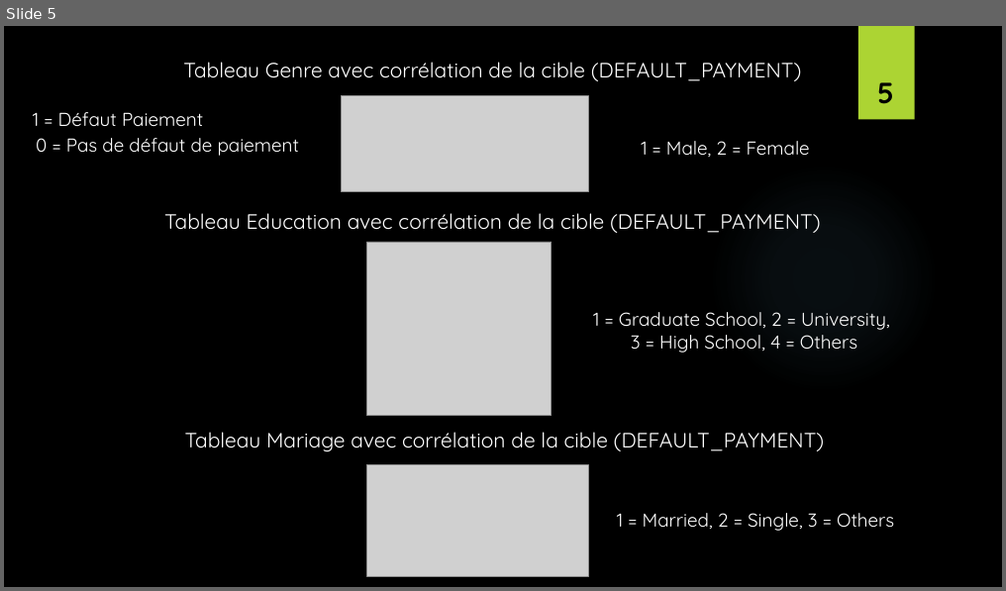
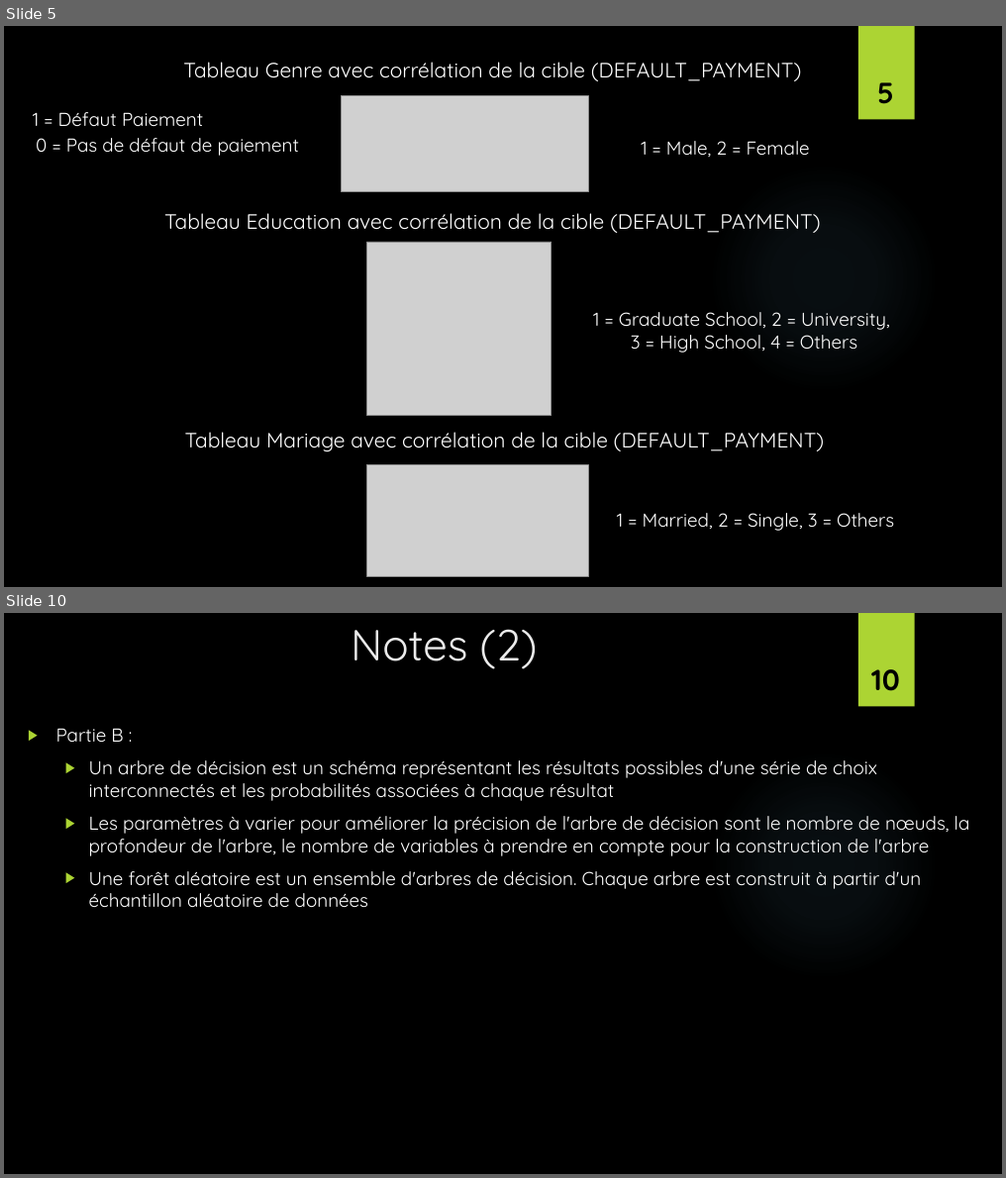
Before and after one commit to HugoWinterGhost/R_Projet, a slide deck: Présentation_R_Projet.pptx. Shown one above the other, each under a label of ours: slide 5 before the commit, slides 5 and 10 after it; the slides between them are not shown. The pictures are 1006x591 and 1006x1178 pixels, drawn with LibreOffice and Linux fonts; fonts in the diff are those of the drawing; grey boxes stand for pictures; background and template pictures are left out. Boxes give left, top, right and bottom in pixels: in the first picture for what was removed or moved away, otherwise in the second. Text is boxed around its words. In the diff, an @@ line names an element or a change of style, - is before the commit and + after.

```diff
--- a/Présentation_R_Projet.pptx
+++ b/Présentation_R_Projet.pptx
@@ slide 10 added at bbox=[4, 613, 1002, 1174], background picture (left out); not listed: 2 template elements that a slide beside it also shows @@
@@ title added at bbox=[350, 629, 537, 669], 42 pt, text #EBEBEB @@
+Notes (2)
@@ page number added at bbox=[871, 669, 900, 691], 28 pt, text #000000, bold @@
+10
@@ text added at bbox=[56, 728, 970, 908], 18 pt, text #FFFFFF @@
+▶ Partie B :
+  ▶ Un arbre de décision est un schéma représentant les résultats possibles d'une série de choix interconnectés et les probabilités associées à chaque résultat
+  ▶ Les paramètres à varier pour améliorer la précision de l'arbre de décision sont le nombre de nœuds, la profondeur de l'arbre, le nombre de variables à prendre en compte pour la construction de l'arbre
+  ▶ Une forêt aléatoire est un ensemble d'arbres de décision. Chaque arbre est construit à partir d'un échantillon aléatoire de données
```
Also in this commit, not shown: 4 other slides added, 1 other file.
